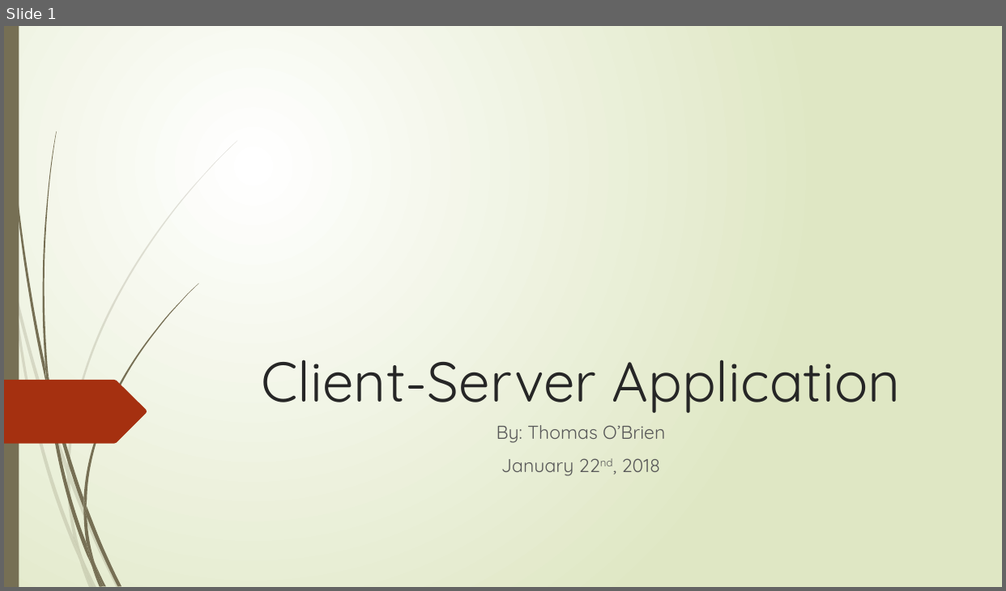
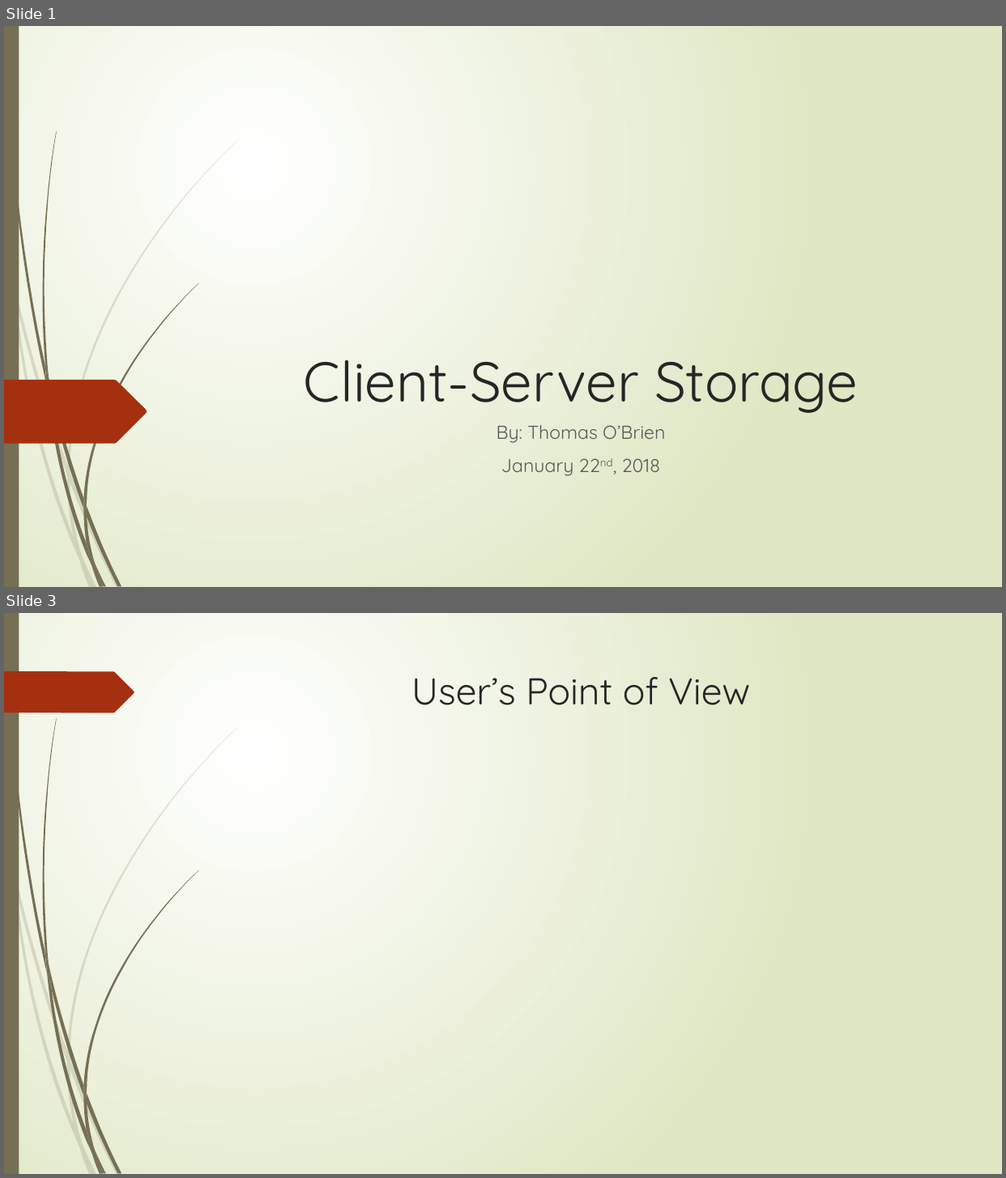
Before and after one commit to obrienthomas13/client-server-application, a slide deck: documents/proposal_presentation.pptx. Shown one above the other, each under a label of ours: slide 1 before the commit, slides 1 and 3 after it; the slides between them are not shown. The pictures are 1006x591 and 1006x1178 pixels, drawn with LibreOffice and Linux fonts; fonts in the diff are those of the drawing. Boxes give left, top, right and bottom in pixels: in the first picture for what was removed or moved away, otherwise in the second. Text is boxed around its words. In the diff, an @@ line names an element or a change of style, - is before the commit and + after.

```diff
--- a/documents/proposal_presentation.pptx
+++ b/documents/proposal_presentation.pptx
@@ slide 3 added at box(4, 613, 1002, 1174), background gradient #FFFFFF to #DFE8C4; not listed: 23 template elements that a slide beside it also shows @@
@@ freeform shape added at box(4, 671, 134, 713), fill #A53010 @@
@@ title added at box(411, 677, 750, 705), 36 pt, text #262626 @@
+User’s Point of View
@@ slide 1 changed as well @@
@@ title at box(304, 361, 858, 413): text changed @@
-Client-Server Application
+Client-Server Storage
```
Also in this commit, not shown: 3 other slides added, 5 other files.
